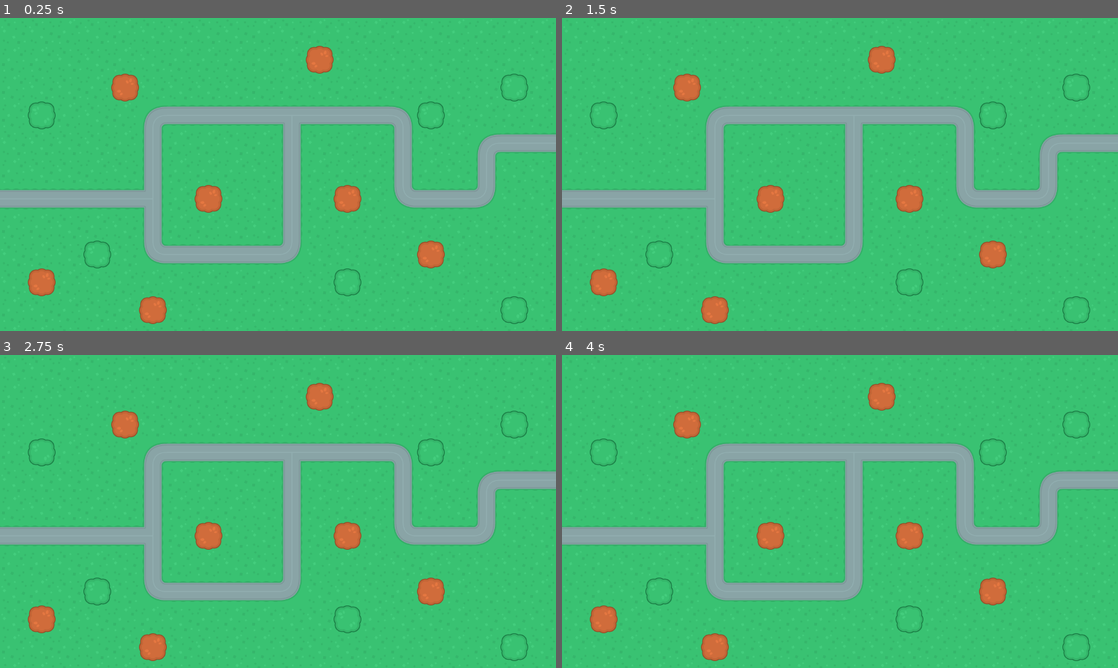
Above: before the commit, frames 1-4 (two rows, left to right).
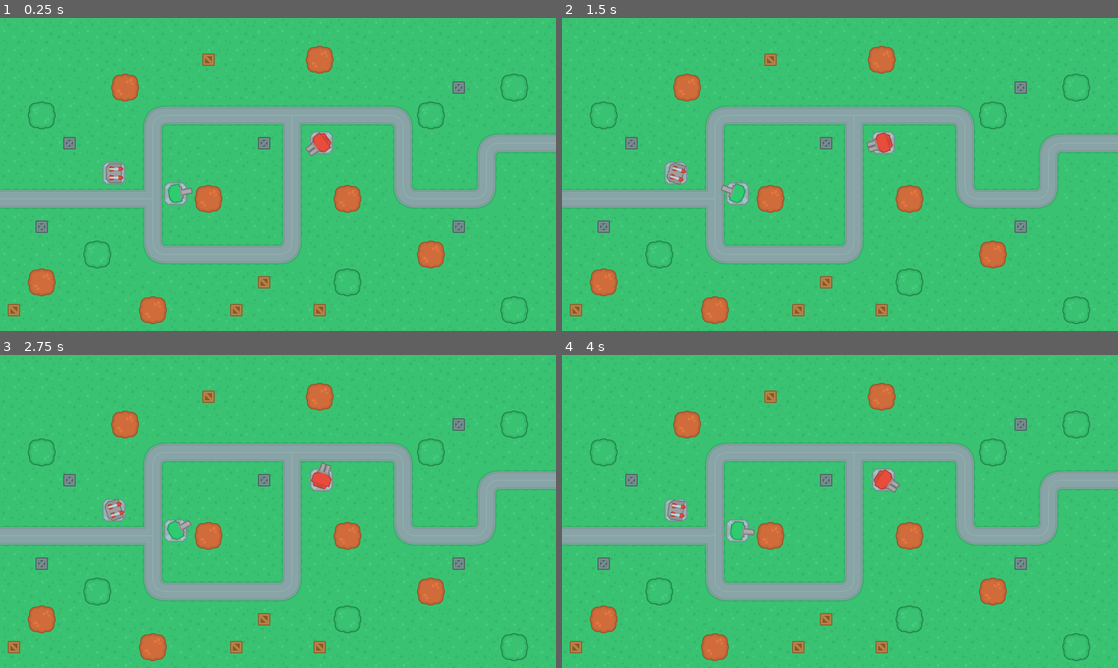
Above: after the commit, the same moments.

Repository: ivaylo-traykov/tower_defense_tutorial
Game: Godot game, scene res://Scenes/Maps/map_1.tscn
Two runs of this game, one before a commit and one after it. Both use one fixed random seed, a clock stepped at 60 frames per second and the inputs below. The project has no main scene, so this scene is started directly.
Inputs (mouse positions are in pixels of both pictures, inside the frame that each line leads up to):
- Up to frame 1 (0.25 s): no input
- Up to frame 2 (1.5 s): tap Enter at 0.5 s; move the mouse to (962, 158) at 0.52 s; tap Space at 1.25 s; move the mouse to (728, 190) at 1.27 s
- Up to frame 3 (2.75 s): tap Enter at 2 s; move the mouse to (333, 442) at 2.02 s
- Up to frame 4 (4 s): tap Space at 2.75 s; move the mouse to (812, 574) at 2.77 s; tap Enter at 3.5 s; move the mouse to (1006, 558) at 3.52 s

The runs differ from the first frame. In frame 1, 1.7% of the frame differs, in the area x 1-84%, y 11-96%; in frame 2, 1.7%; in frame 3, 1.7%; in frame 4, 1.7%.

Commit message:
Add 3 basic towers with some test code

Diff:
--- a/Scenes/Maps/map_1.tscn
+++ b/Scenes/Maps/map_1.tscn
@@ -1,10 +1,13 @@
-[gd_scene load_steps=16 format=3 uid="uid://bxsw2il2oo6ax"]
+[gd_scene load_steps=21 format=3 uid="uid://bxsw2il2oo6ax"]
 
 [ext_resource type="Texture2D" uid="uid://b0nptd7hr5ehb" path="res://Assets/Environment/Tilesets/terrainTiles_default.png" id="1_8osi0"]
 [ext_resource type="Texture2D" uid="uid://5qteahdmjojf" path="res://Assets/Environment/Props/crateMetal.png" id="2_uh26y"]
 [ext_resource type="Texture2D" uid="uid://c22r4wa78mhof" path="res://Assets/Environment/Props/crateWood.png" id="3_dpkkk"]
 [ext_resource type="Texture2D" uid="uid://ofkiwn238awg" path="res://Assets/Environment/Props/treeBrown_large.png" id="4_gbjnv"]
 [ext_resource type="Texture2D" uid="uid://bntbwbvog3gdv" path="res://Assets/Environment/Props/treeGreen_large.png" id="5_t0spo"]
+[ext_resource type="PackedScene" uid="uid://byvlaiu32tnvb" path="res://Scenes/Turrets/gun_t_1.tscn" id="6_pclwv"]
+[ext_resource type="PackedScene" uid="uid://dytgj5ml8i05c" path="res://Scenes/Turrets/gun_t_2.tscn" id="7_7lkua"]
+[ext_resource type="PackedScene" uid="uid://dmuulsb2ji6v3" path="res://Scenes/Turrets/missile_t_1.tscn" id="8_nfdby"]
 
 [sub_resource type="TileSetAtlasSource" id="TileSetAtlasSource_atl8v"]
 texture = ExtResource("1_8osi0")
@@ -21,17 +24,11 @@
 0:0/0/terrains_peering_bit/top_side = 0
 0:0/0/terrains_peering_bit/top_right_corner = 0
 1:0/0 = 0
-1:0/0/terrain = 0
 2:0/0 = 0
-2:0/0/terrain = 0
 3:0/0 = 0
-3:0/0/terrain = 0
 4:0/0 = 0
-4:0/0/terrain = 0
 5:0/0 = 0
-5:0/0/terrain = 0
 6:0/0 = 0
-6:0/0/terrain = 0
 7:0/0 = 0
 8:0/0 = 0
 9:0/0 = 0
@@ -48,15 +45,10 @@
 0:1/0/terrains_peering_bit/top_right_corner = 0
 1:1/0 = 0
 2:1/0 = 0
-2:1/0/terrain = 0
 3:1/0 = 0
-3:1/0/terrain = 0
 4:1/0 = 0
-4:1/0/terrain = 0
 5:1/0 = 0
-5:1/0/terrain = 0
 6:1/0 = 0
-6:1/0/terrain = 0
 7:1/0 = 0
 8:1/0 = 0
 9:1/0 = 0
@@ -93,6 +85,12 @@
 
 [sub_resource type="TileMapPattern" id="TileMapPattern_2e2c3"]
 tile_data = PackedInt32Array(0, 4, 0)
+
+[sub_resource type="TileMapPattern" id="TileMapPattern_1alry"]
+tile_data = PackedInt32Array(0, 2, 0)
+
+[sub_resource type="TileMapPattern" id="TileMapPattern_4e1te"]
+tile_data = PackedInt32Array(0, 1, 0)
 
 [sub_resource type="TileSetAtlasSource" id="TileSetAtlasSource_tro63"]
 texture = ExtResource("1_8osi0")
@@ -185,12 +183,15 @@
 9:3/0 = 0
 
 [sub_resource type="TileSetAtlasSource" id="TileSetAtlasSource_ni17b"]
+resource_name = "crateMetal"
 texture = ExtResource("2_uh26y")
-texture_region_size = Vector2i(64, 64)
+texture_region_size = Vector2i(28, 28)
+0:0/0 = 0
 
 [sub_resource type="TileSetAtlasSource" id="TileSetAtlasSource_xmhql"]
 texture = ExtResource("3_dpkkk")
-texture_region_size = Vector2i(64, 64)
+texture_region_size = Vector2i(28, 28)
+0:0/0 = 0
 
 [sub_resource type="TileSetAtlasSource" id="TileSetAtlasSource_lylgx"]
 texture = ExtResource("4_gbjnv")
@@ -214,6 +215,8 @@
 sources/4 = SubResource("TileSetAtlasSource_5paw7")
 pattern_0 = SubResource("TileMapPattern_lclwe")
 pattern_1 = SubResource("TileMapPattern_2e2c3")
+pattern_2 = SubResource("TileMapPattern_1alry")
+pattern_3 = SubResource("TileMapPattern_4e1te")
 
 [node name="Map1" type="Node2D"]
 
@@ -227,4 +230,15 @@
 tile_set = SubResource("TileSet_58hbg")
 rendering_quadrant_size = 64
 format = 2
-layer_0/tile_data = PackedInt32Array(458751, 327680, 1, 3932 …(899 unchanged characters)…  393228, 3, 0, 65547, 3, 0, 131071, 3, 0)
+layer_0/tile_data = PackedInt32Array(458751, 327680, 1, 3932 …(899 unchanged characters)…  393228, 3, 0, 65547, 3, 0, 131071, 3, 0, 655368, 2, 0, 589833, 2, 0, 458753, 1, 0, 262153, 1, 0, 262146, 1, 0, 458768, 1, 0, 131088, 1, 0, 655371, 2, 0, 655360, 2, 0, 65543, 2, 0)
+
+[node name="Turrets" type="Node2D" parent="."]
+
+[node name="GunT1" parent="Turrets" instance=ExtResource("6_pclwv")]
+position = Vector2(404, 404)
+
+[node name="GunT2" parent="Turrets" instance=ExtResource("7_7lkua")]
+position = Vector2(740, 287)
+
+[node name="MissileT1" parent="Turrets" instance=ExtResource("8_nfdby")]
+position = Vector2(262, 357)
--- /dev/null
+++ b/Scenes/Turrets/gun_t_1.gd
@@ -0,0 +1 @@
+extends Turret
--- /dev/null
+++ b/Scenes/Turrets/gun_t_1.tscn
@@ -0,0 +1,18 @@
+[gd_scene load_steps=4 format=3 uid="uid://byvlaiu32tnvb"]
+
+[ext_resource type="Texture2D" uid="uid://dcoftj3kbyfmq" path="res://Assets/Environment/Towers/towerDefense_tile181.png" id="1_4get4"]
+[ext_resource type="Script" path="res://Scenes/Turrets/gun_t_1.gd" id="1_dqajx"]
+[ext_resource type="Texture2D" uid="uid://vrrfpekyhxcf" path="res://Assets/Environment/Towers/towerDefense_tile249.png" id="2_rb8g4"]
+
+[node name="GunT1" type="Node2D"]
+script = ExtResource("1_dqajx")
+
+[node name="Base" type="Sprite2D" parent="."]
+texture = ExtResource("1_4get4")
+
+[node name="Turret" type="Sprite2D" parent="."]
+texture = ExtResource("2_rb8g4")
+offset = Vector2(12, 0)
+
+[node name="Muzzle" type="Marker2D" parent="Turret"]
+position = Vector2(43, 0)
--- /dev/null
+++ b/Scenes/Turrets/gun_t_2.gd
@@ -0,0 +1 @@
+extends Turret
--- /dev/null
+++ b/Scenes/Turrets/gun_t_2.tscn
@@ -0,0 +1,21 @@
+[gd_scene load_steps=4 format=3 uid="uid://dytgj5ml8i05c"]
+
+[ext_resource type="Script" path="res://Scenes/Turrets/gun_t_2.gd" id="1_q08og"]
+[ext_resource type="Texture2D" uid="uid://dcoftj3kbyfmq" path="res://Assets/Environment/Towers/towerDefense_tile181.png" id="1_wy3jy"]
+[ext_resource type="Texture2D" uid="uid://c3x5nxjt8pnjp" path="res://Assets/Environment/Towers/towerDefense_tile250.png" id="2_pyib1"]
+
+[node name="GunT2" type="Node2D"]
+script = ExtResource("1_q08og")
+
+[node name="Base" type="Sprite2D" parent="."]
+texture = ExtResource("1_wy3jy")
+
+[node name="Turret" type="Sprite2D" parent="."]
+texture = ExtResource("2_pyib1")
+offset = Vector2(10, 0)
+
+[node name="Muzzle1" type="Marker2D" parent="Turret"]
+position = Vector2(41, 6)
+
+[node name="Muzzle2" type="Marker2D" parent="Turret"]
+position = Vector2(41, -6)
--- /dev/null
+++ b/Scenes/Turrets/missile_t_1.gd
@@ -0,0 +1 @@
+extends Turret
--- /dev/null
+++ b/Scenes/Turrets/missile_t_1.tscn
@@ -0,0 +1,23 @@
+[gd_scene load_steps=5 format=3 uid="uid://dmuulsb2ji6v3"]
+
+[ext_resource type="Texture2D" uid="uid://dy7i0ghnd7k5h" path="res://Assets/Environment/Towers/towerDefense_tile180.png" id="1_5qp5o"]
+[ext_resource type="Script" path="res://Scenes/Turrets/missile_t_1.gd" id="1_gtox7"]
+[ext_resource type="Texture2D" uid="uid://bybu0vfew1l5u" path="res://Assets/Environment/Towers/towerDefense_tile228.png" id="2_otfoc"]
+[ext_resource type="Texture2D" uid="uid://du4lnvt768gls" path="res://Assets/Environment/Towers/towerDefense_tile251.png" id="3_gcnh0"]
+
+[node name="MissileT1" type="Node2D"]
+script = ExtResource("1_gtox7")
+
+[node name="Base" type="Sprite2D" parent="."]
+texture = ExtResource("1_5qp5o")
+
+[node name="Turret" type="Sprite2D" parent="."]
+texture = ExtResource("2_otfoc")
+
+[node name="Missile1" type="Sprite2D" parent="Turret"]
+position = Vector2(5, -10)
+texture = ExtResource("3_gcnh0")
+
+[node name="Missile2" type="Sprite2D" parent="Turret"]
+position = Vector2(5, 10)
+texture = ExtResource("3_gcnh0")
--- /dev/null
+++ b/Scenes/Turrets/turret.gd
@@ -0,0 +1,9 @@
+extends Node2D
+class_name Turret
+
+func _physics_process(delta):
+	turn()
+
+func turn():
+	var enemy_position = get_global_mouse_position()
+	get_node("Turret").look_at(enemy_position)
--- a/project.godot
+++ b/project.godot
@@ -21,4 +21,5 @@
 
 [rendering]
 
+textures/canvas_textures/default_texture_filter=0
 renderer/rendering_method="mobile"
Binary file added: Assets/Environment/Towers/towerDefense_tile180.png
Not shown, added: Assets/Environment/Towers/towerDefense_tile180.png.import
Binary file added: Assets/Environment/Towers/towerDefense_tile181.png
Not shown, added: Assets/Environment/Towers/towerDefense_tile181.png.import
Binary file added: Assets/Environment/Towers/towerDefense_tile228.png
Not shown, added: Assets/Environment/Towers/towerDefense_tile228.png.import
Binary file added: Assets/Environment/Towers/towerDefense_tile249.png
Not shown, added: Assets/Environment/Towers/towerDefense_tile249.png.import
Binary file added: Assets/Environment/Towers/towerDefense_tile250.png
Not shown, added: Assets/Environment/Towers/towerDefense_tile250.png.import
Binary file added: Assets/Environment/Towers/towerDefense_tile251.png
Not shown, added: Assets/Environment/Towers/towerDefense_tile251.png.import
